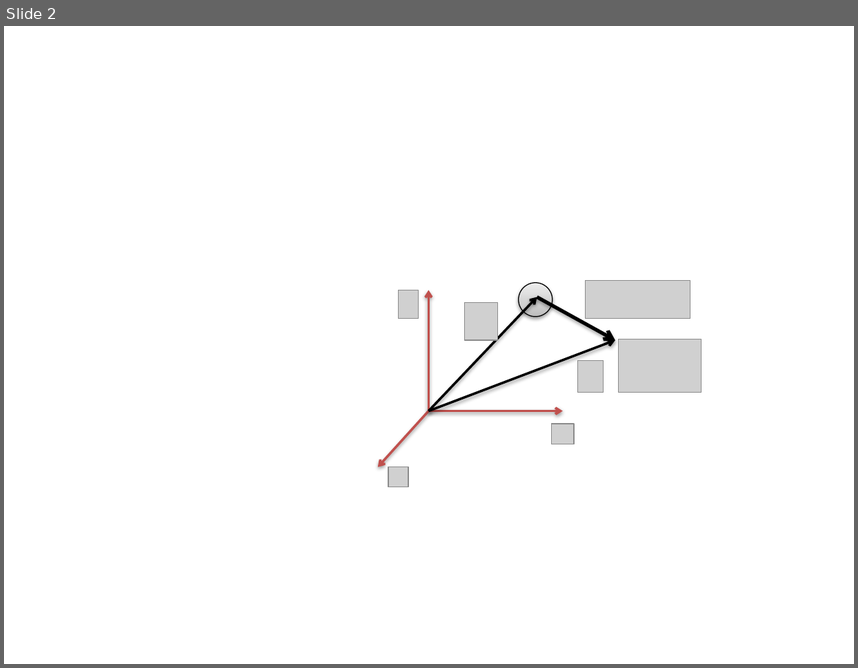
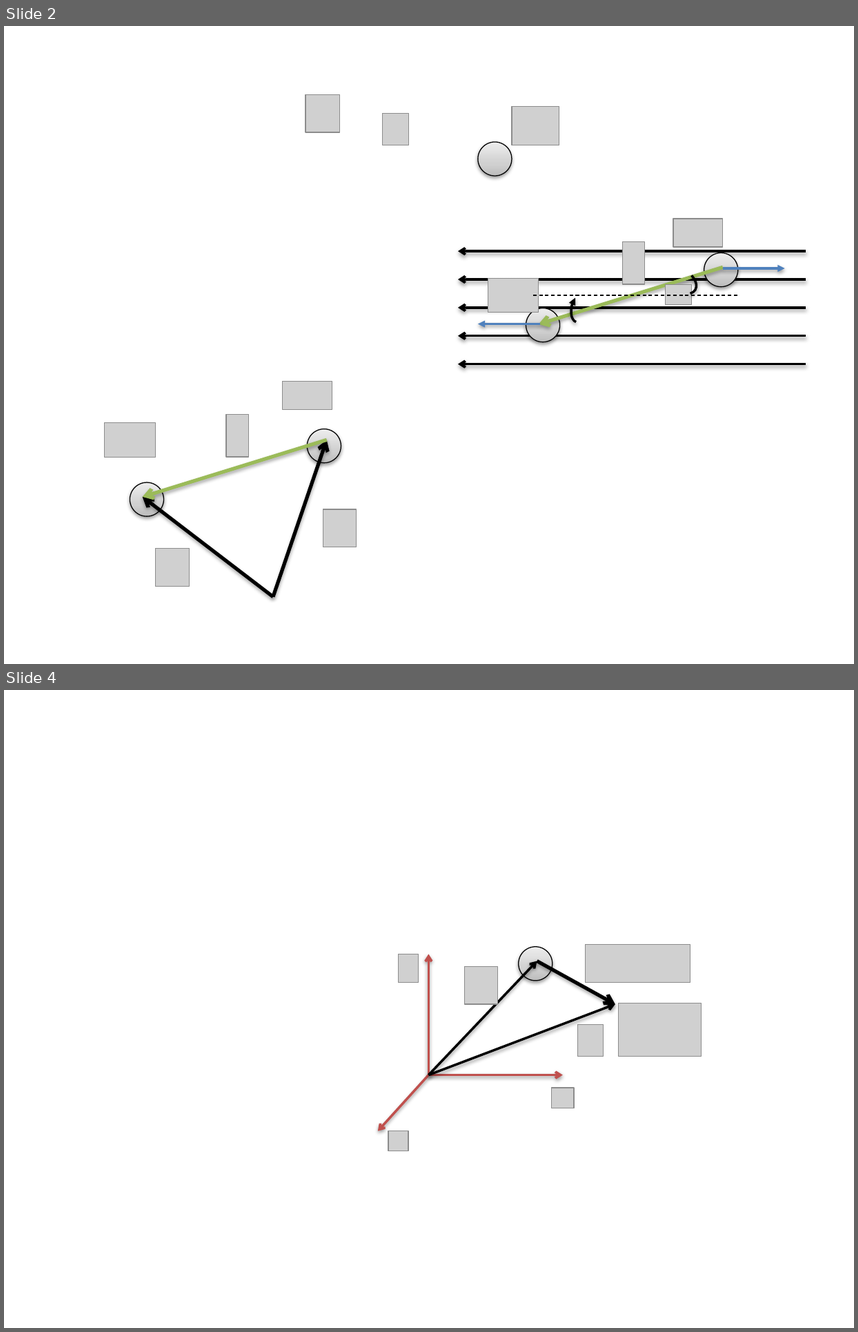
Before and after one commit to cdohl/physik2, a slide deck: figures/Presentation1.pptx. Shown one above the other, each under a label of ours: slide 2 before the commit, slides 2 and 4 after it; the slides between them are not shown. The pictures are 858x668 and 858x1332 pixels, drawn with LibreOffice and Linux fonts; fonts in the diff are those of the drawing; grey boxes stand for pictures. Boxes give left, top, right and bottom in pixels: in the first picture for what was removed or moved away, otherwise in the second. Text is boxed around its words. In the diff, an @@ line names an element or a change of style, - is before the commit and + after.

```diff
--- a/figures/Presentation1.pptx
+++ b/figures/Presentation1.pptx
@@ slide 2 added at box(4, 26, 854, 664), background #FFFFFF @@
@@ picture added at box(306, 95, 340, 132) @@
@@ picture added at box(512, 106, 559, 145) @@
@@ picture added at box(382, 114, 408, 146) @@
@@ ellipse added at box(478, 142, 513, 176), fill gradient #BDBDBD to #D1D1D1 to #EEEEEE, outline #000000 0.75 pt @@
@@ picture added at box(673, 218, 722, 246) @@
@@ arrow added from (806, 251) to (458, 251), #000000 2 pt @@
@@ picture added at box(622, 242, 644, 285) @@
@@ ellipse added at box(704, 253, 738, 287), fill gradient #BDBDBD to #D1D1D1 to #EEEEEE, outline #000000 0.75 pt @@
@@ arrow added from (723, 267) to (539, 324), #9BBB59 3 pt @@
@@ arc (boxed as its full ellipse) added at box(655, 260, 701, 301), outline #000000 2 pt @@
@@ arrow added from (723, 268) to (785, 268), #4F81BD 2 pt @@
@@ arrow added from (806, 279) to (458, 279), #000000 2 pt @@
@@ picture added at box(488, 278, 539, 312) @@
@@ arc (boxed as its full ellipse) added at box(568, 292, 591, 324), outline #000000 2 pt @@
@@ picture added at box(665, 285, 692, 305) @@
@@ arrow added from (806, 308) to (458, 308), #000000 2 pt @@
@@ ellipse added at box(526, 308, 560, 342), fill gradient #BDBDBD to #D1D1D1 to #EEEEEE, outline #000000 0.75 pt @@
@@ line added from (533, 296) to (737, 296), #000000 0.75 pt dashed @@
@@ arrow added from (806, 335) to (458, 335), #000000 2 pt @@
@@ arrow added from (540, 323) to (478, 323), #4F81BD 2 pt @@
@@ arrow added from (806, 363) to (458, 363), #000000 2 pt @@
@@ picture added at box(282, 381, 331, 408) @@
@@ picture added at box(226, 414, 248, 457) @@
@@ picture added at box(104, 422, 155, 456) @@
@@ ellipse added at box(308, 429, 341, 463), fill gradient #BDBDBD to #D1D1D1 to #EEEEEE, outline #000000 0.75 pt @@
@@ arrow added from (327, 440) to (143, 496), #9BBB59 3 pt @@
@@ arrow added from (274, 597) to (327, 440), #000000 3 pt @@
@@ ellipse added at box(130, 483, 164, 517), fill gradient #BDBDBD to #D1D1D1 to #EEEEEE, outline #000000 0.75 pt @@
@@ arrow added from (274, 597) to (143, 496), #000000 3 pt @@
@@ picture added at box(323, 509, 357, 546) @@
@@ picture added at box(155, 548, 190, 586) @@
@@ what was slide 2 is now slide 4 @@
```
Also in this commit, not shown: 2 other slides added, 1 slide removed, 8 other files.
